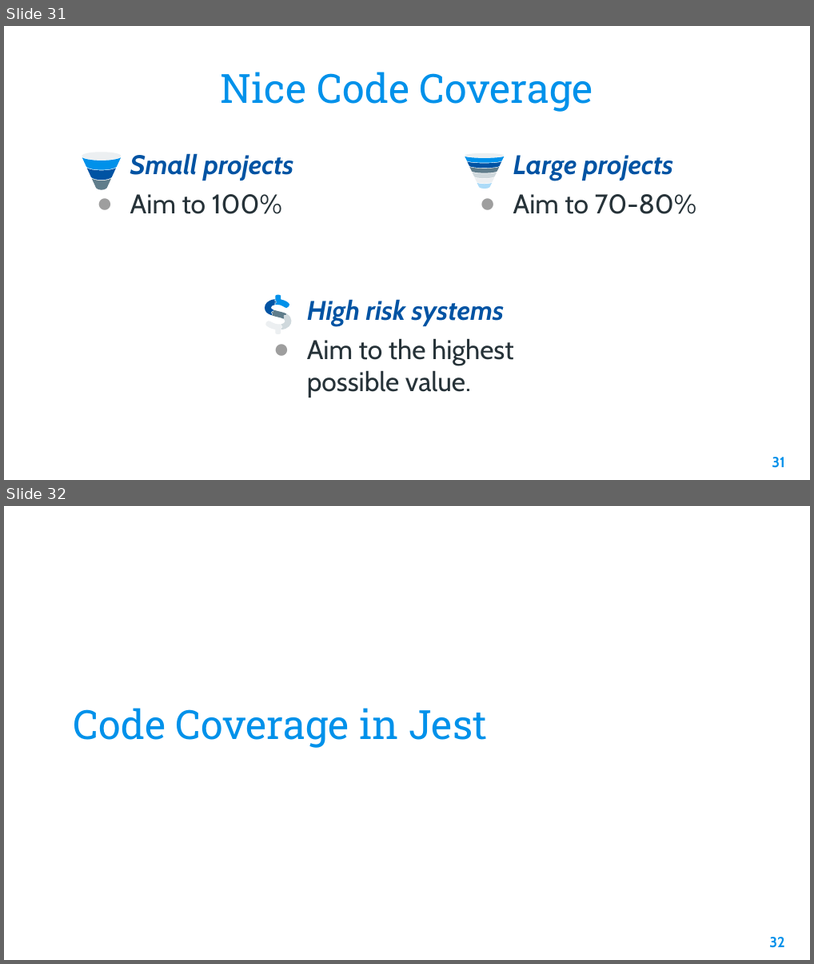
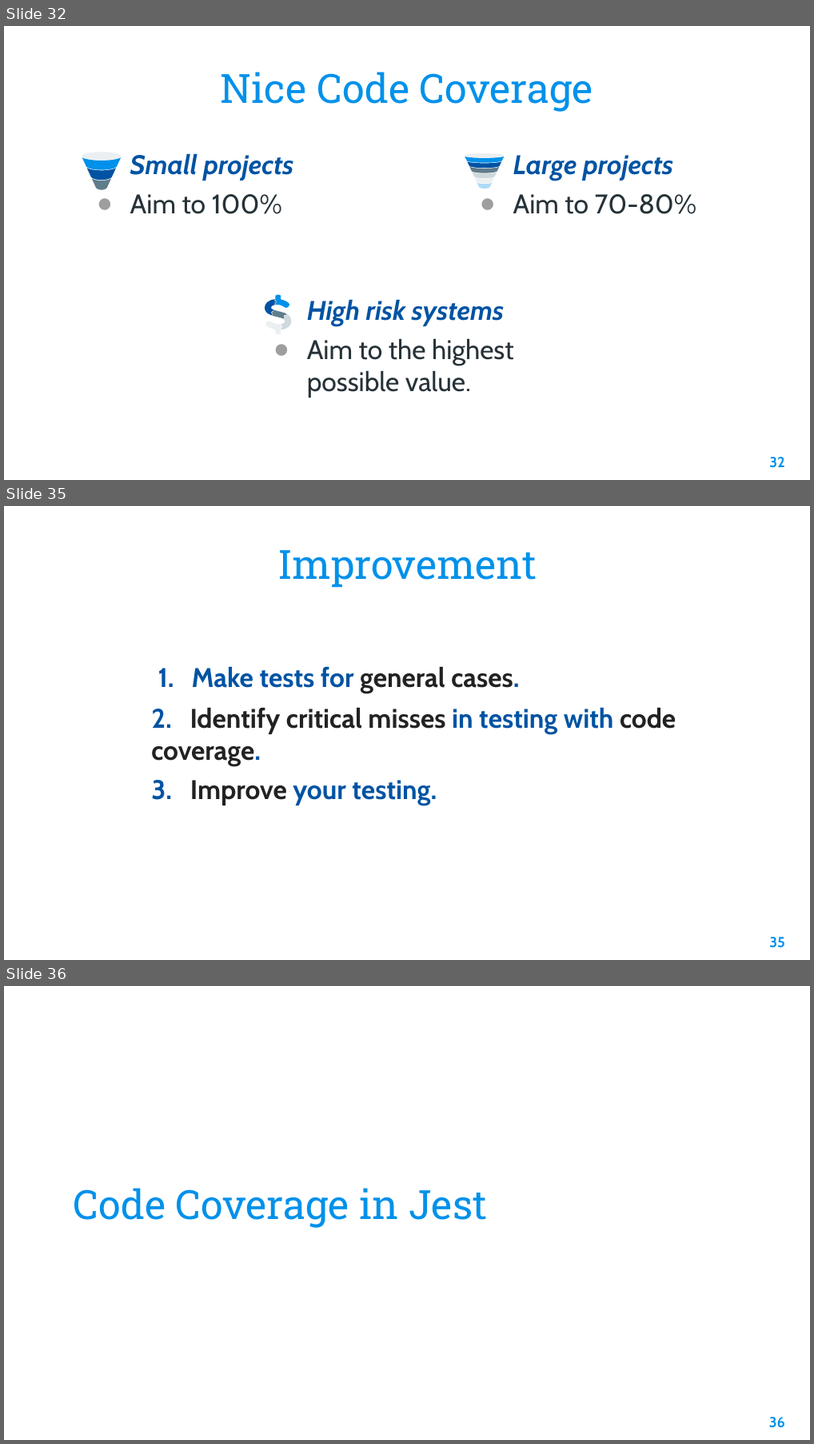
Before and after one commit to ULL-ESIT-PAI-2021-2022/2021-2022-pai-tdd-codecov-gabriel-pablo, a slide deck: slides/TDD+Coverage.pptx. Shown one above the other, each under a label of ours: slides 31 and 32 before the commit, slides 32, 35 and 36 after it; the slides between them are not shown. The pictures are 814x964 and 814x1444 pixels, drawn with LibreOffice and Linux fonts; fonts in the diff are those of the drawing; background and template pictures are left out. Boxes give left, top, right and bottom in pixels: in the first picture for what was removed or moved away, otherwise in the second. Text is boxed around its words. In the diff, an @@ line names an element or a change of style, - is before the commit and + after.

```diff
--- a/slides/TDD+Coverage.pptx
+++ b/slides/TDD+Coverage.pptx
@@ slide 35 added at <box>4,506,810,960</box>, background picture (left out) @@
@@ title added at <box>278,550,537,588</box>, 36 pt, text #0091EA @@
+Improvement
@@ text added at <box>192,666,519,693</box>, 24 pt, text #0053A3, bold @@
+1. Make tests for general cases.
@@ text added at <box>151,707,676,805</box>, 24 pt, text #222222, bold @@
+2. Identify critical misses in testing with code coverage.
+3. Improve your testing.
@@ page number added at <box>770,936,786,948</box>, 13 pt, text #0091EA, bold @@
+35
@@ what was slide 31 is now slide 32 @@
@@ page number at <box>770,456,785,468</box>: text changed @@
-31
+32
@@ what was slide 32 is now slide 36 @@
@@ page number at <box>770,1416,786,1428</box>: text changed @@
-32
+36
```
Also in this commit, not shown: 11 slides changed, 8 other slides added, 1 slide removed, 2 other files.
